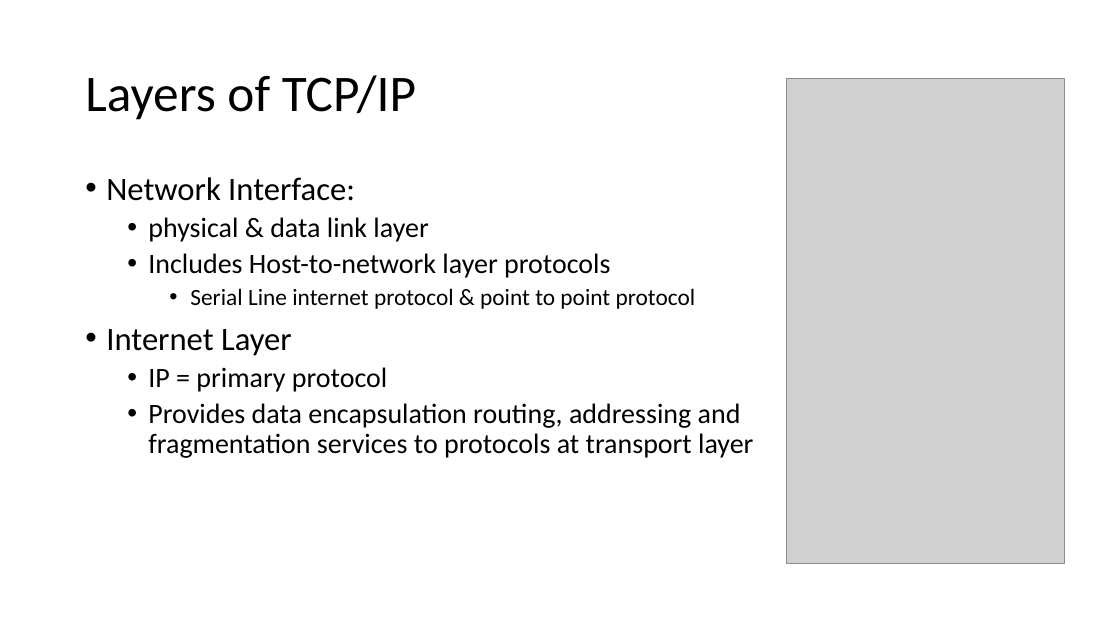
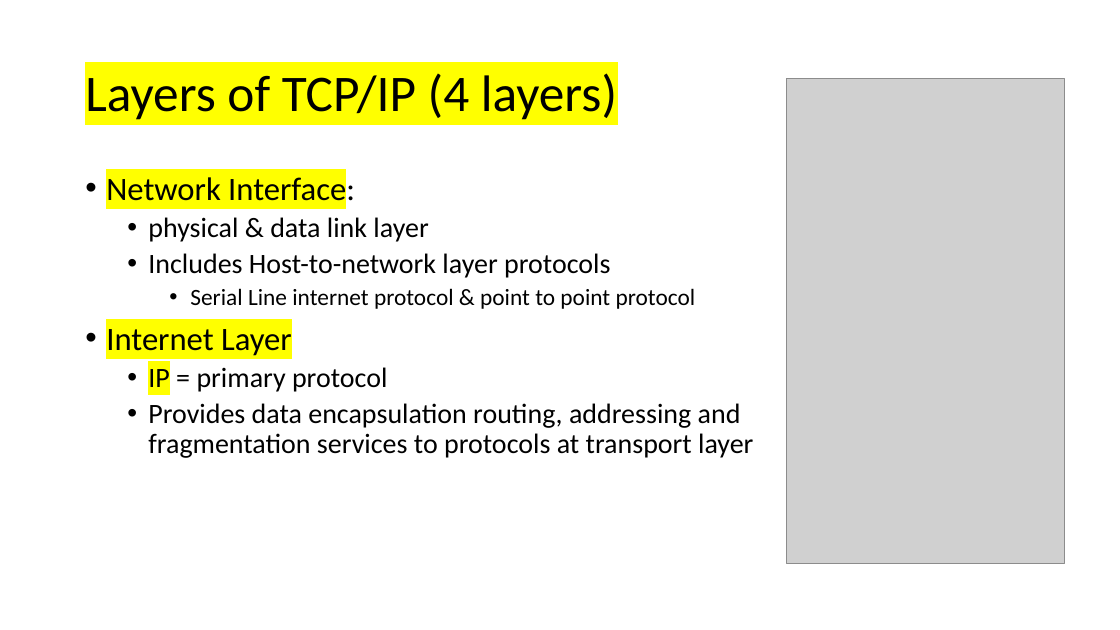
Before and after one commit to truckieutk/comp3134Winter2021, a slide deck: slide 14 of Lecture/wk2.pptx. Drawn at 1120x630 pixels with LibreOffice and Linux fonts; fonts in the diff are those of the drawing; grey boxes stand for pictures. Boxes give left, top, right and bottom in pixels: in the first picture for what was removed or moved away, otherwise in the second. Text is boxed around its words. In the diff, an @@ line names an element or a change of style, - is before the commit and + after.

```diff
--- a/Lecture/wk2.pptx
+++ b/Lecture/wk2.pptx
@@ title at <box>85,73,617,120</box>: text changed @@
-Layers of TCP/IP
+Layers of TCP/IP (4 layers)
@@ text at <box>106,173,387,392</box>: highlight none to #FFFF00 in "Network Interface:", "Internet Layer", "IP" @@
```
Also in this commit, not shown: 11 other slides changed, 18 other files.
